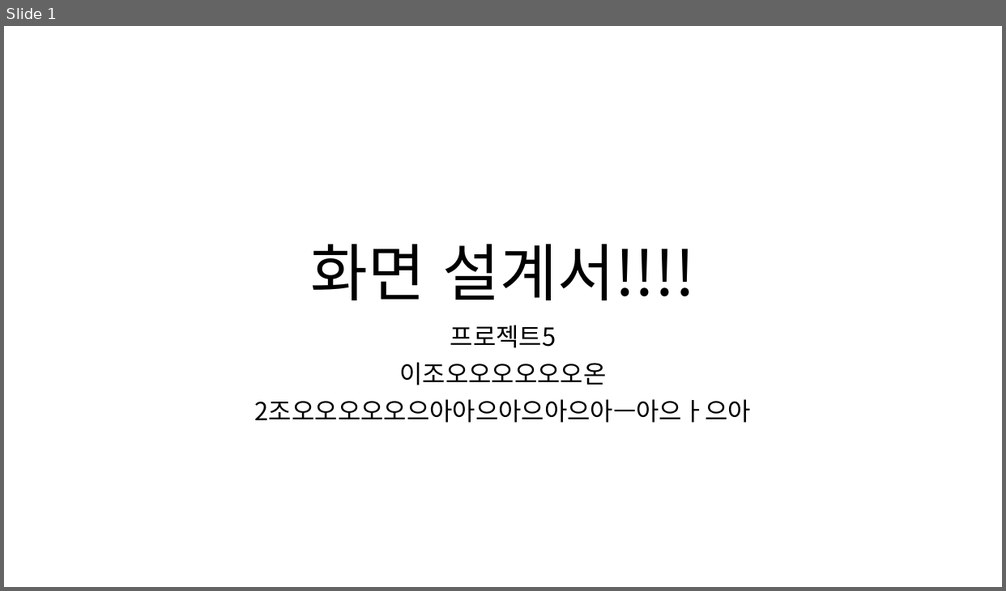
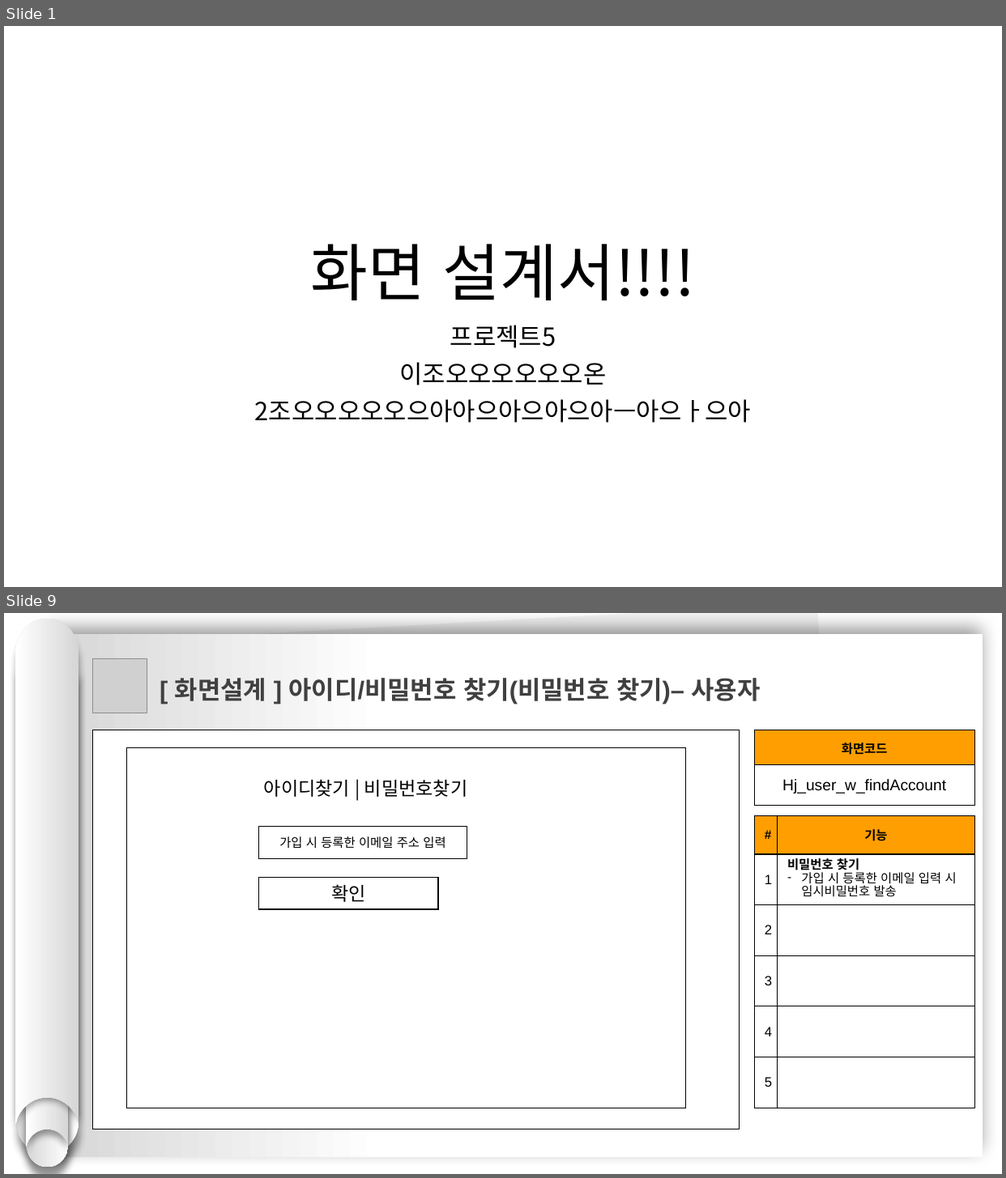
Before and after one commit to hhsw07/ezen-academy-projects, a slide deck: 0 발표용 파워포인트/0522 3차발표/0522 project06 - 파워포인트 - 형준.pptx. Shown one above the other, each under a label of ours: slide 1 before the commit, slides 1 and 9 after it; the slides between them are not shown. The pictures are 1006x591 and 1006x1178 pixels, drawn with LibreOffice and Linux fonts; fonts in the diff are those of the drawing; grey boxes stand for pictures. Boxes give left, top, right and bottom in pixels: in the first picture for what was removed or moved away, otherwise in the second. Text is boxed around its words. In the diff, an @@ line names an element or a change of style, - is before the commit and + after.

```diff
--- a/0 발표용 파워포인트/0522 3차발표/0522 project06 - 파워포인트 - 형준.pptx
+++ b/0 발표용 파워포인트/0522 3차발표/0522 project06 - 파워포인트 - 형준.pptx
@@ slide 9 added at (4, 613, 1002, 1174), background #FFFFFF @@
@@ group added at (16, 619, 79, 1167): 4 freeform shapes @@
@@ rectangle added at (48, 635, 983, 1158), fill gradient #FFFFFF to #D7D7D7 @@
@@ rectangle added at (58, 613, 846, 1153), fill #F2F2F2 @@
@@ picture added at (92, 658, 147, 713) @@
@@ text added at (175, 678, 761, 705), 24 pt, text #404040, bold @@
+[ 화면설계 ] 아이디/비밀번호 찾기(비밀번호 찾기)– 사용자
@@ rectangle added at (92, 730, 739, 1130), fill #FFFFFF, outline #000000 0.75 pt @@
@@ table added at (755, 730, 975, 806), 2 rows, 1 columns @@
+화면코드
+Hj_user_w_findAccount
@@ rectangle added at (127, 747, 686, 1108), outline #000000 1 pt @@
@@ text added at (264, 779, 468, 797), 18 pt, text #000000 @@
+아이디찾기 | 비밀번호찾기
@@ rectangle added at (259, 826, 467, 858), outline #000000 1 pt, 12 pt, text #000000 @@
+가입 시 등록한 이메일 주소 입력
@@ table added at (755, 815, 975, 1108), 6 rows, 2 columns @@
+# | 기능
+1 | 비밀번호 찾기 / 가입 시 등록한 이메일 입력 시 임시비밀번호 발송
+2 | 
+3 | 
+4 | 
+5 | 
@@ rectangle added at (259, 877, 438, 909), outline #000000 1 pt, 18 pt, text #000000 @@
+확인
```
Also in this commit, not shown: 9 other slides added, 1 other file.
